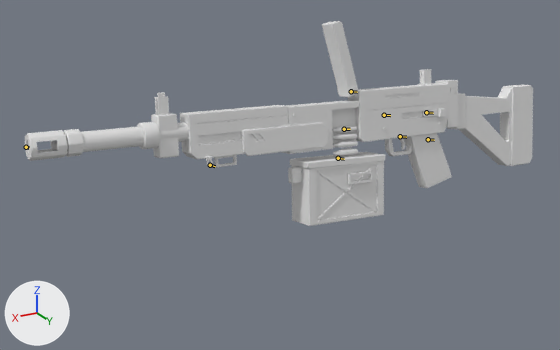
Renders of the Blender file art-source/weapons/Odin.blend from each side of a commit.
The view is the same before and after, from a 50 mm camera at (4.23, 4.95, 2.18) aimed at (1.4, -0.11, 0.01). Arrows for +X, +Y and +Z are at lower left; the lights stay in place. The first picture is the older version. Both versions are drawn at frame 17 of the action 'Odin_ReloadEmpty'; the numbers are the values there. The bones that bend it are drawn over the model as lines. Materials are left out; every surface is plain grey.

In view in the first picture: 'Odin_AmmoBox', 'Odin_Barrel', 'Odin_ChargingHandle', 'Odin_CharmLoop', 'Odin_FeedBelt', 'Odin_FeedCover', 'Odin_Grip', 'Odin_Neon', 'Odin_Receiver', 'Odin_Sights', 'Odin_Stock' and 1 more.
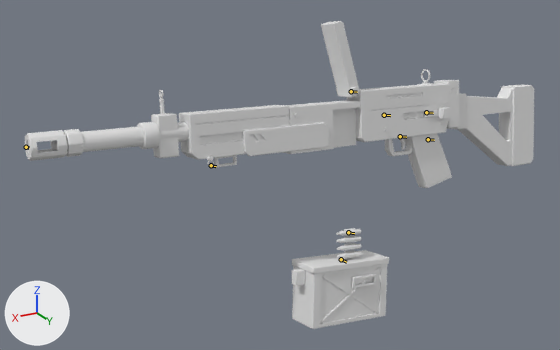
The change, as a list of edits to the scene's bpy script:
```text
Change bone_ammobox:
    where bone_ammobox = bpy.data.objects['Odin_Rig'].pose.bones['AmmoBox']  # child of 'Root'
    bone_ammobox.location: (0.007, 0.0, -0.08) -> (0.006, 0.0, -0.92)
    bone_ammobox.rotation_euler: (0.0, -0.0349, 0.0) -> (0.0, -0.0698, 0.0)  # degrees (0, -2, 0) -> degrees (0, -4, 0)
```

What differs and where, as boxes (x1, y1, x2, y2) in the pictures (560 x 350 px):
'Odin_Receiver', posed: before (180, 80, 458, 167); after (179, 80, 459, 167)
'Odin_AmmoBox', posed (7% taller): before (288, 152, 385, 226); after (292, 250, 389, 329)
'Odin_Stock', posed: before (447, 85, 533, 166); after (447, 85, 534, 166)
'Odin_FeedCover', posed: before (322, 21, 359, 97); after (321, 21, 360, 97)
'Odin_Sights', posed: (151, 69, 441, 158) in both
'Odin_FeedBelt', posed: before (332, 125, 358, 157); after (336, 228, 362, 260)
'Odin_ChargingHandle', posed (12% wider, 30% taller): before (423, 108, 446, 117); after (424, 107, 450, 119)
'Odin_CharmLoop', posed: before (206, 156, 213, 166); after (207, 156, 214, 166)
'Odin_Neon', posed: before (450, 88, 456, 94); after (452, 88, 457, 94)
bone 'AmmoBox', root to tip: before (338, 158) to (344, 159); after (341, 259) to (346, 262)
